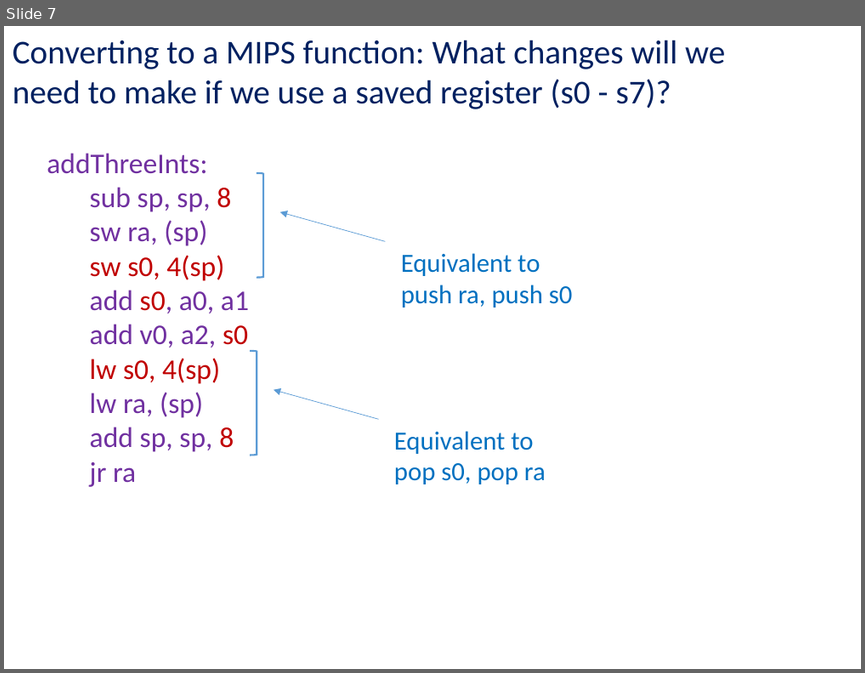
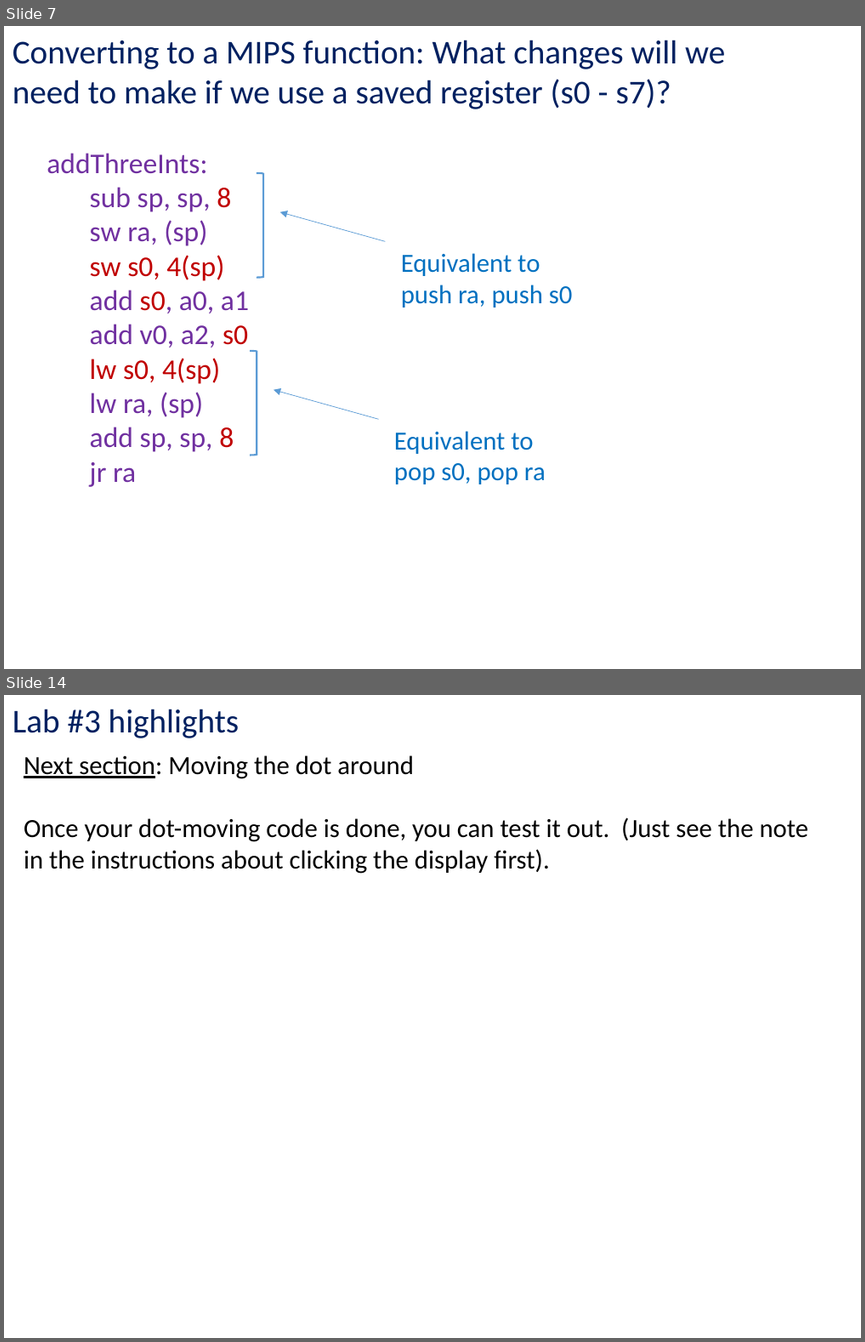
Before and after one commit to kc13/CS447JB, a slide deck: cs447jb_rec2_feb2_and_feb5.pptx. Shown one above the other, each under a label of ours: slide 7 before the commit, slides 7 and 14 after it; the slides between them are not shown. The pictures are 865x673 and 865x1342 pixels, drawn with LibreOffice and Linux fonts; fonts in the diff are those of the drawing. Boxes give left, top, right and bottom in pixels: in the first picture for what was removed or moved away, otherwise in the second. Text is boxed around its words. In the diff, an @@ line names an element or a change of style, - is before the commit and + after.

```diff
--- a/cs447jb_rec2_feb2_and_feb5.pptx
+++ b/cs447jb_rec2_feb2_and_feb5.pptx
@@ slide 14 added at (4, 695, 861, 1338), background #FFFFFF @@
@@ text added at (12, 709, 239, 738), 28 pt, text #002060 @@
+Lab #3 highlights
@@ text added at (24, 755, 809, 873), 22 pt, text #000000 @@
+Next section: Moving the dot around
+Once your dot-moving code is done, you can test it out. (Just see the note in the instructions about clicking the display first).
```
Also in this commit, not shown: 1 slide changed, 10 other slides added.
